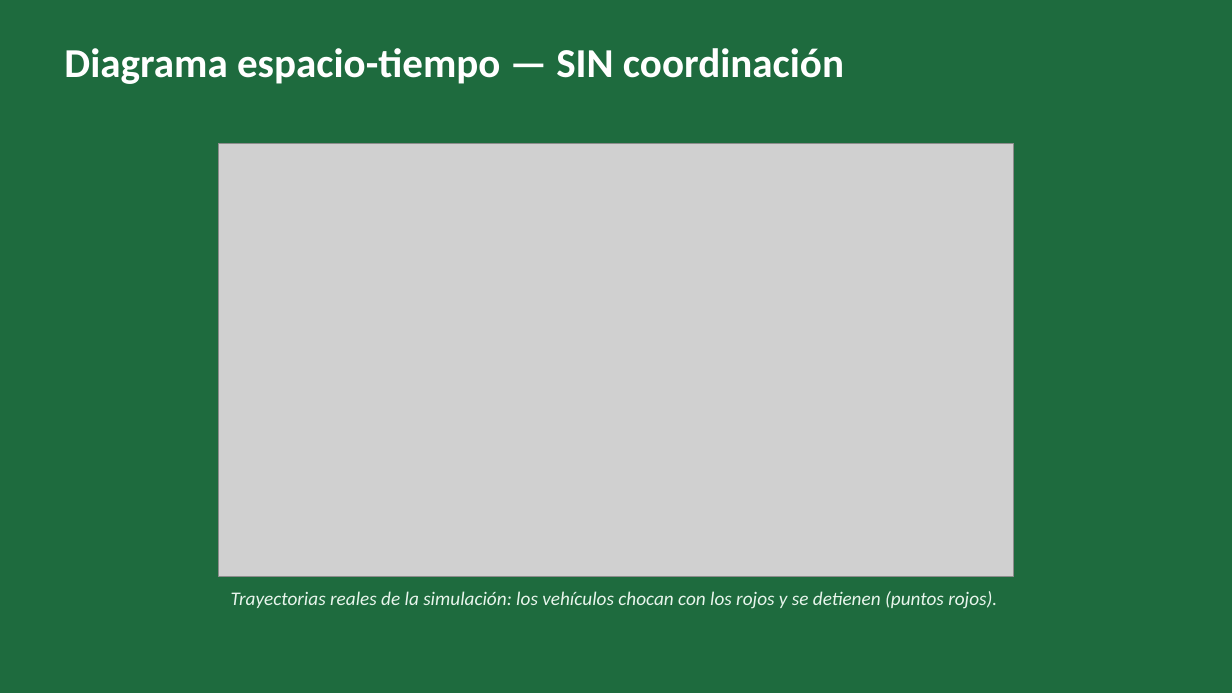
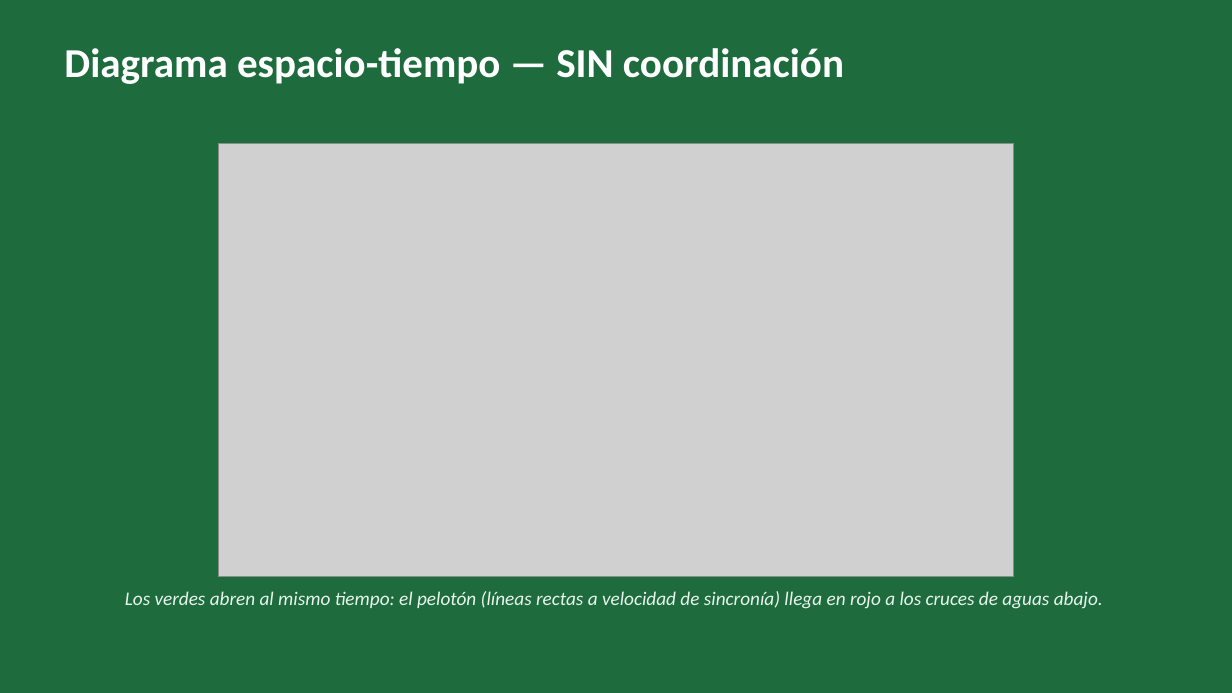
Before and after one commit to gartalao/agentes, a slide deck: slide 11 of documentacion/Presentacion_Final_OndaVerde.pptx. Drawn at 1232x693 pixels with LibreOffice and Linux fonts; fonts in the diff are those of the drawing; grey boxes stand for pictures. Boxes give left, top, right and bottom in pixels: in the first picture for what was removed or moved away, otherwise in the second. Text is boxed around its words. In the diff, an @@ line names an element or a change of style, - is before the commit and + after.

Commit message:
Control adaptativo (Q-learning) en los 3 cruces, semaforos en su posicion real, diagramas espacio-tiempo de onda verde y reporte/presentacion actualizados

```diff
--- a/documentacion/Presentacion_Final_OndaVerde.pptx
+++ b/documentacion/Presentacion_Final_OndaVerde.pptx
@@ text at <box>125,591,1103,609</box>: text changed @@
-Trayectorias reales de la simulación: los vehículos chocan con los rojos y se detienen (puntos rojos).
+Los verdes abren al mismo tiempo: el pelotón (líneas rectas a velocidad de sincronía) llega en rojo a los cruces de aguas abajo.
```
Also in this commit, not shown: 2 other slides changed, 23 other files.
